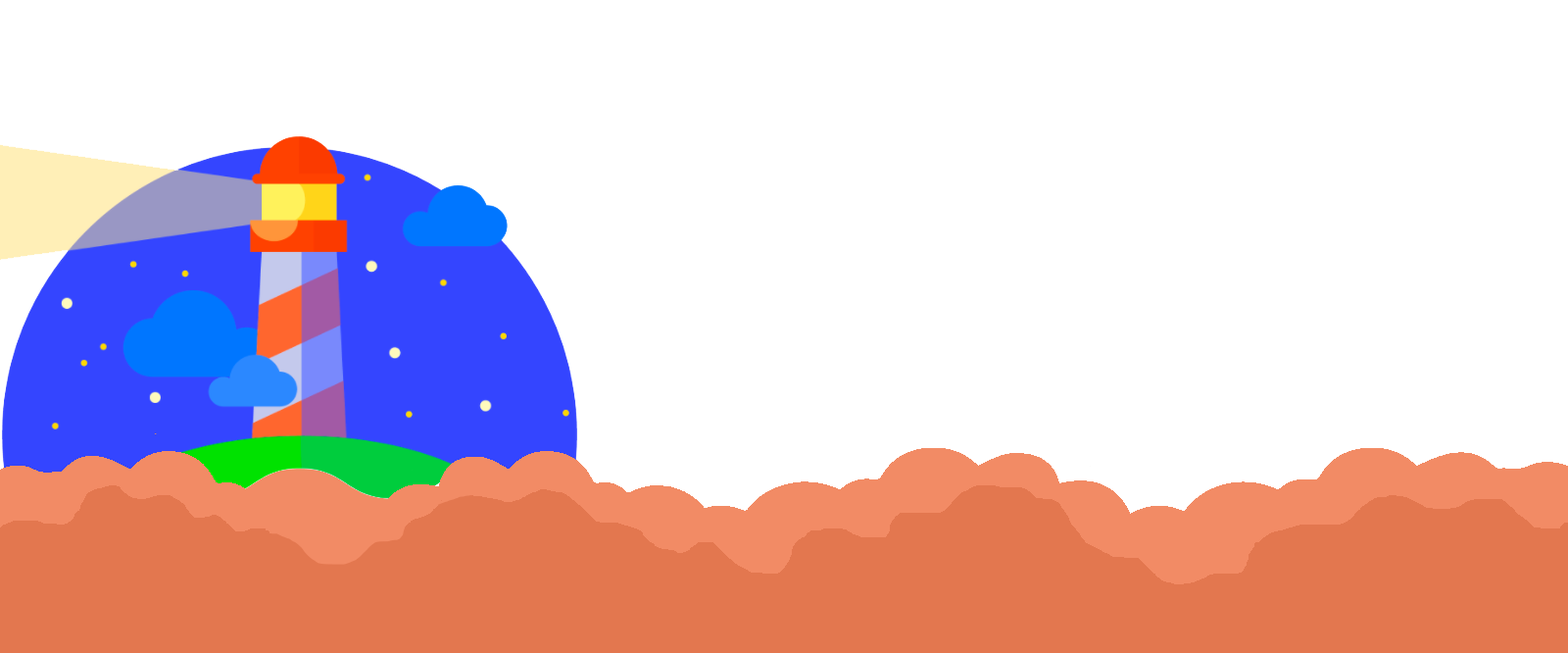
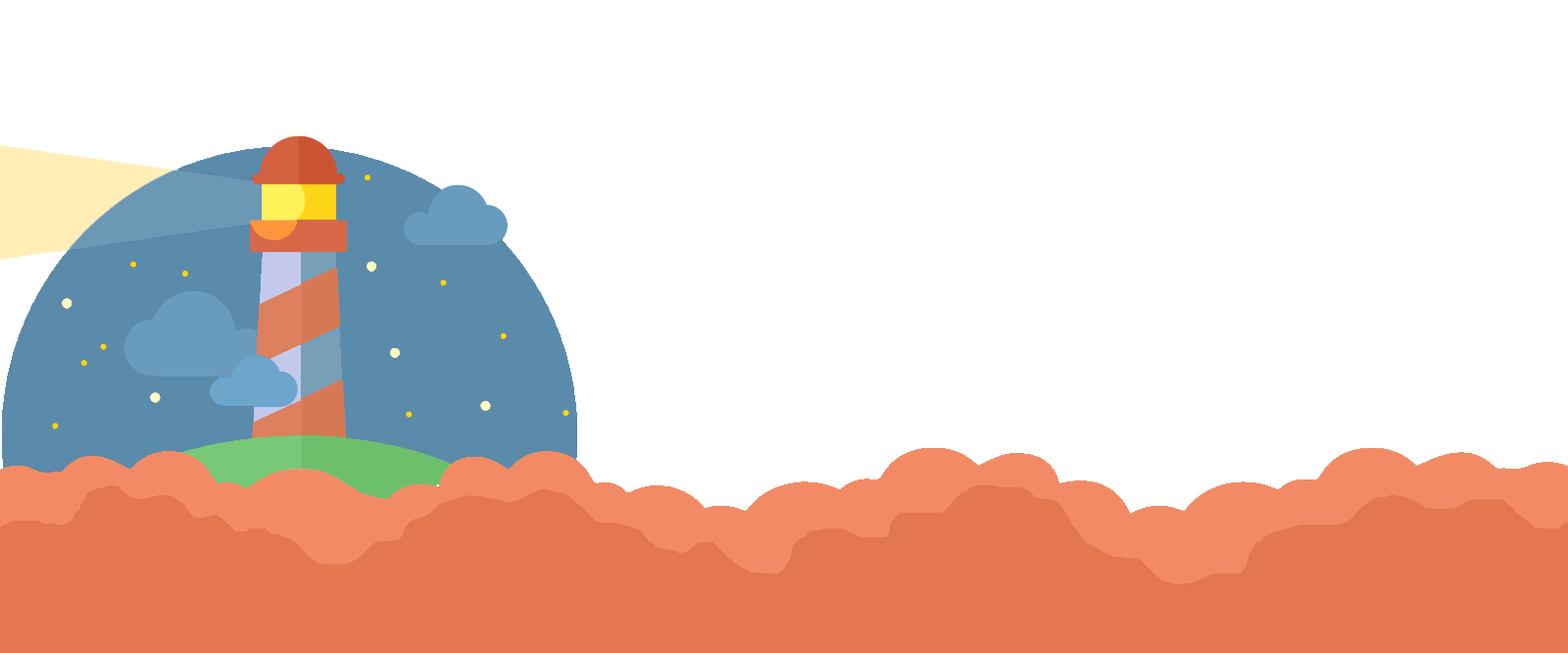
The second w=1568, h=653 image is a revision of the first. Changes to its layers:
added group "Foreground" with 9 layers above "dom" over 1, 147, 578, 499
added layer "sky_light" in group "Foreground" over 69, 168, 262, 250
added layer "sky" in group "Foreground" over 1, 147, 578, 499
added layer "green_light" in group "Foreground" over 137, 435, 302, 490
added layer "green_dark" in group "Foreground" over 137, 435, 464, 499
added layer "cloud" in group "Foreground" over 123, 184, 508, 379
added layer "cloud 2" in group "Foreground" over 208, 352, 298, 407
added layer "tower base light" in group "Foreground" over 251, 285, 302, 439
added layer "tower base dark" in group "Foreground" over 300, 266, 347, 439
added layer "Layer 3" in group "Foreground" over 300, 251, 343, 400
added layer "dom" above "dom 2" over 298, 136, 345, 185
added layer "dom 2" above "Layer 4" over 251, 136, 345, 185
added layer "Layer 4" above "Layer 1" over 249, 219, 347, 252
painted on "Layer 1" over 1, 147, 578, 499
